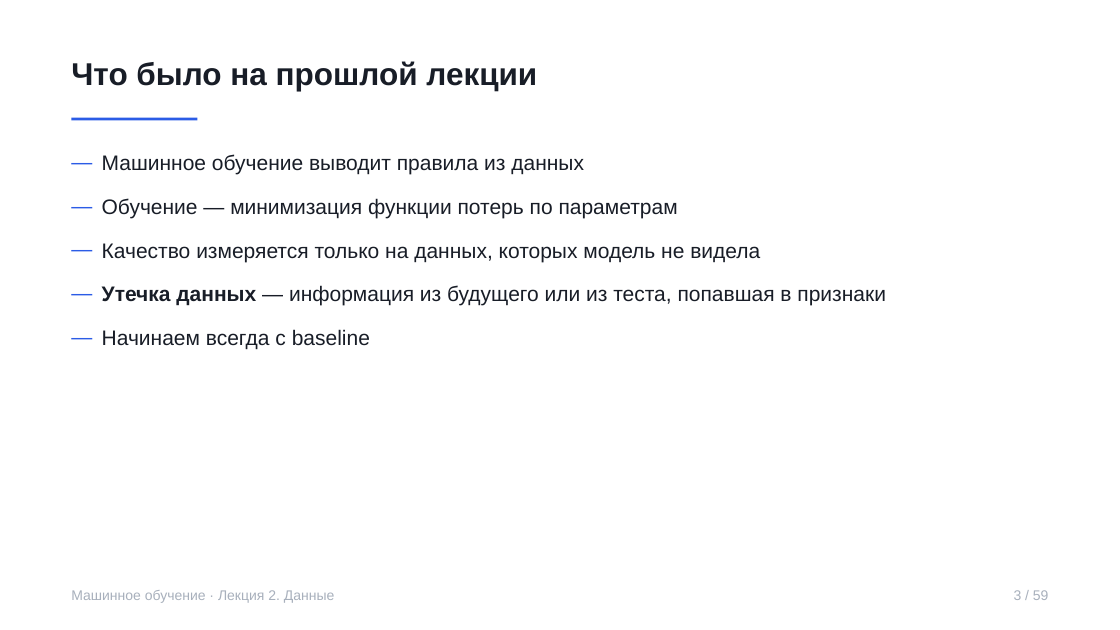
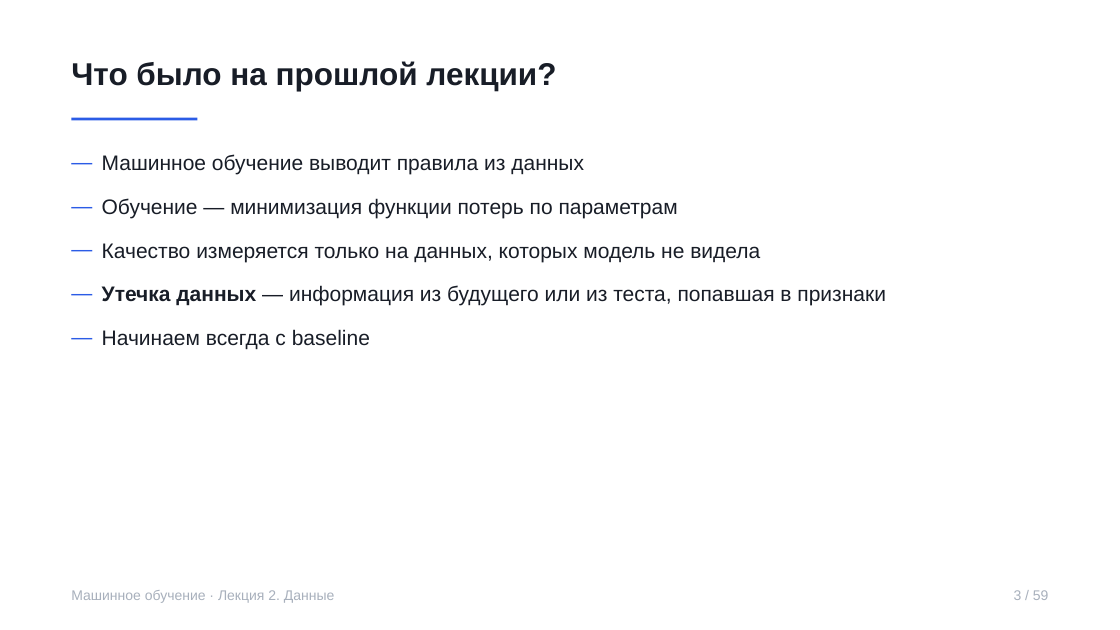
Before and after one commit to rustam-azimov/ml-course-hse, a slide deck: slide 3 of lectures/lecture02.pptx. Drawn at 1120x630 pixels with LibreOffice and Linux fonts; fonts in the diff are those of the drawing. Boxes give left, top, right and bottom in pixels: in the first picture for what was removed or moved away, otherwise in the second. Text is boxed around its words. In the diff, an @@ line names an element or a change of style, - is before the commit and + after.

```diff
--- a/lectures/lecture02.pptx
+++ b/lectures/lecture02.pptx
@@ text at <box>71,61,556,91</box>: text changed @@
-Что было на прошлой лекции
+Что было на прошлой лекции?
```
Also in this commit, not shown: 9 other slides changed, 2 other files.
